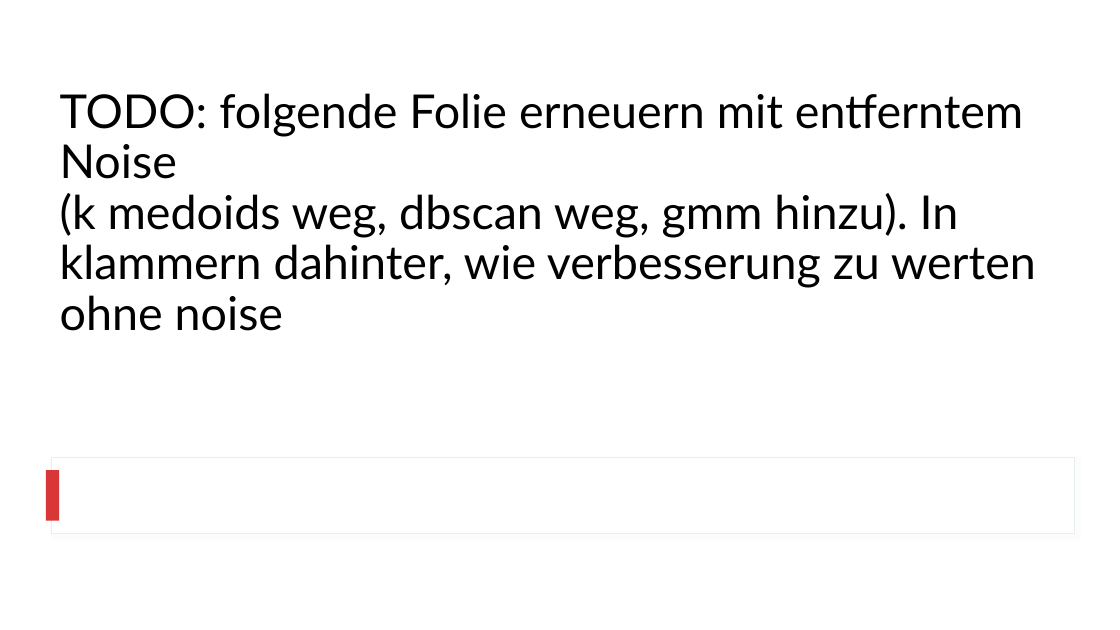
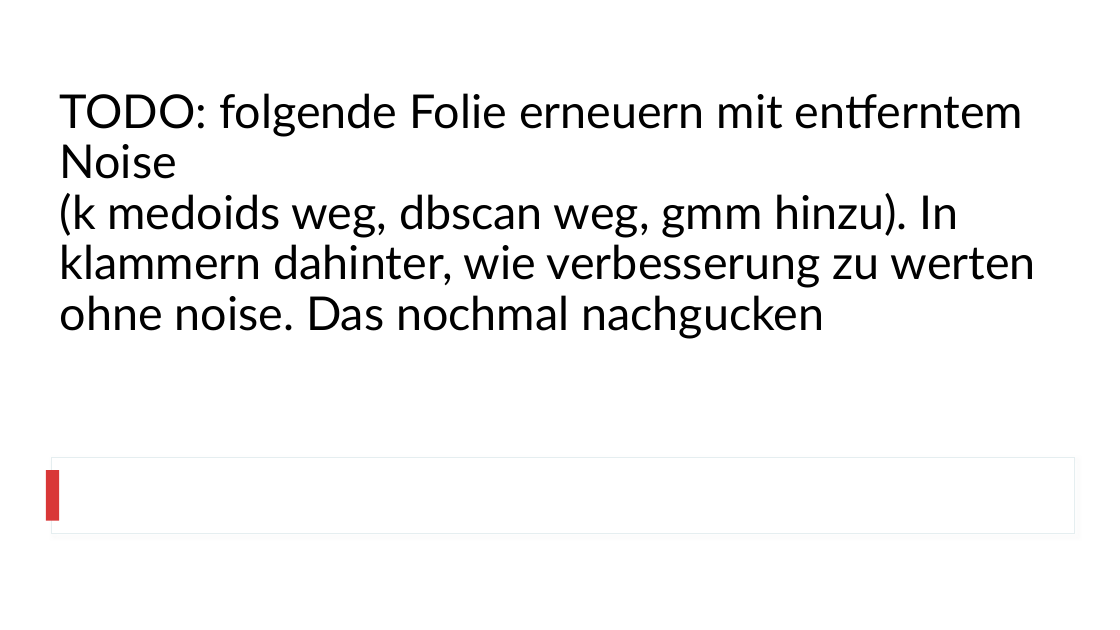
Before and after one commit to realjanpaulus/clusterpoems, a slide deck: slide 31 of presentation/clustering_presentation.pptx. Drawn at 1120x630 pixels with LibreOffice and Linux fonts; fonts in the diff are those of the drawing. Boxes give left, top, right and bottom in pixels: in the first picture for what was removed or moved away, otherwise in the second. Text is boxed around its words. In the diff, an @@ line names an element or a change of style, - is before the commit and + after.

```diff
--- a/presentation/clustering_presentation.pptx
+++ b/presentation/clustering_presentation.pptx
@@ title at [60,93,1036,339]: text changed @@
-TODO: folgende Folie erneuern mit entferntem Noise
-(k medoids weg, dbscan weg, gmm hinzu). In klammern dahinter, wie verbesserung zu werten ohne noise
+TODO: folgende Folie erneuern mit entferntem Noise
+(k medoids weg, dbscan weg, gmm hinzu). In klammern dahinter, wie verbesserung zu werten ohne noise. Das nochmal nachgucken
```
Also in this commit, not shown: 2 other slides changed, 6 slides added, 1 slide removed, 11 other files.
